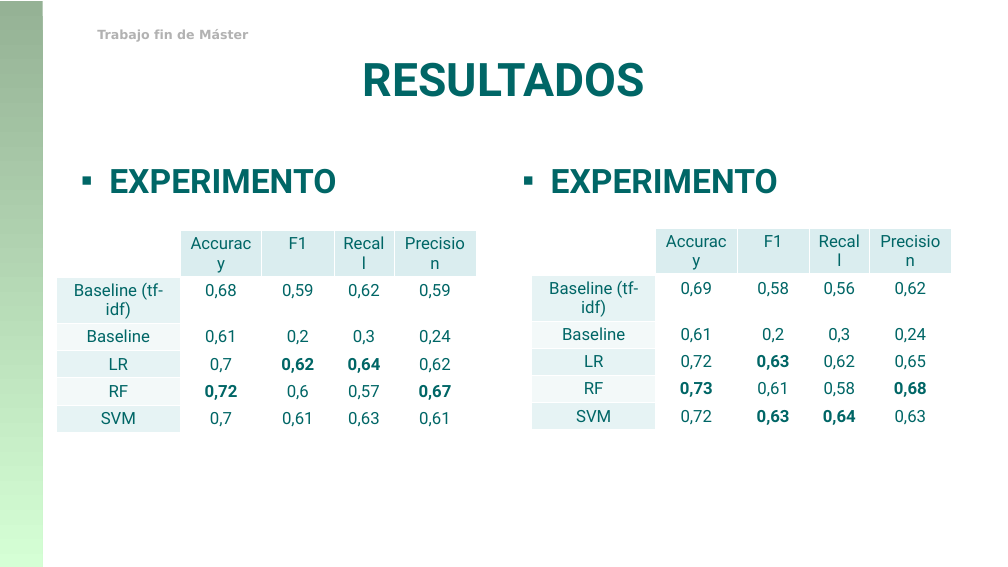
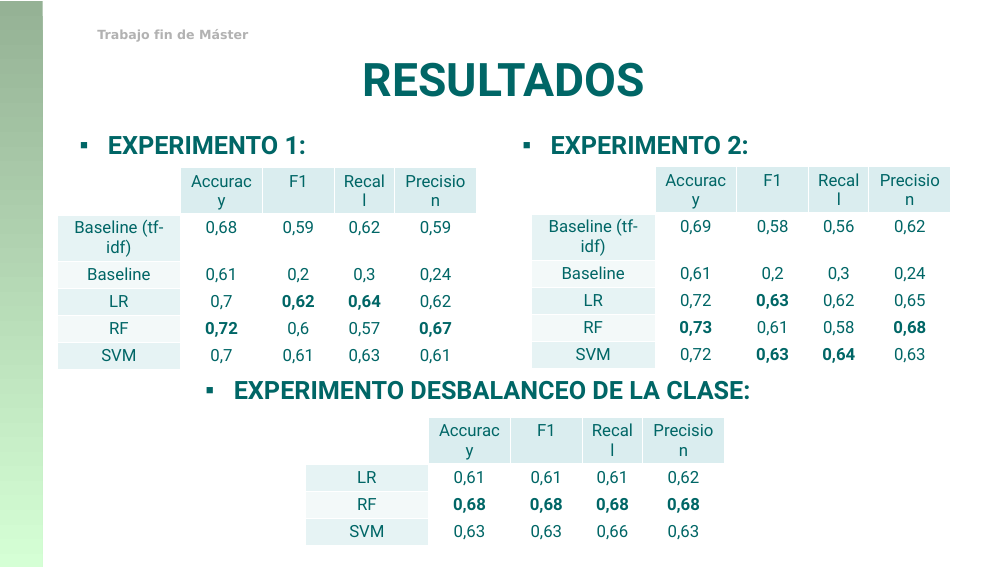
Before and after one commit to franciscorodriguez92/uned-tfm, a slide deck: slide 18 of TFM_Francisco_Rodriguez.pptx (slide 19 before the commit). Drawn at 1008x567 pixels with LibreOffice and Linux fonts; fonts in the diff are those of the drawing; background and template pictures are left out. Boxes give left, top, right and bottom in pixels: in the first picture for what was removed or moved away, otherwise in the second. Text is boxed around its words. In the diff, an @@ line names an element or a change of style, - is before the commit and + after.

```diff
--- a/TFM_Francisco_Rodriguez.pptx
+++ b/TFM_Francisco_Rodriguez.pptx
@@ text "EXPERIMENTO 1:": place and size @@
-text "EXPERIMENTO 1:" at <box>109,168,336,194</box>
+text "EXPERIMENTO 1:" at <box>108,136,307,155</box>
@@ text "EXPERIMENTO 1:" at <box>108,136,307,155</box>: size 32 to 24 pt; less space between paragraphs @@
@@ text "EXPERIMENTO 2:": place and size @@
-text "EXPERIMENTO 2:" at <box>551,168,778,194</box>
+text "EXPERIMENTO 2:" at <box>551,135,749,155</box>
@@ text "EXPERIMENTO 2:" at <box>551,135,749,155</box>: size 32 to 24 pt; less space between paragraphs @@
@@ table: place and size @@
-table at <box>57,231,477,431</box>
+table at <box>57,168,477,367</box>
@@ table: place and size @@
-table at <box>532,228,952,429</box>
+table at <box>532,167,952,367</box>
@@ text added at <box>234,380,750,400</box>, 24 pt, text #006666, bold @@
+▪ EXPERIMENTO DESBALANCEO DE LA CLASE:
@@ table added at <box>305,417,725,543</box>, 4 rows, 5 columns @@
+ | Accuracy | F1 | Recall | Precision
+LR | 0,61 | 0,61 | 0,61 | 0,62
+RF | 0,68 | 0,68 | 0,68 | 0,68
+SVM | 0,63 | 0,63 | 0,66 | 0,63
```
Also in this commit, not shown: 20 other slides changed, 2 slides removed, 1 other file.
